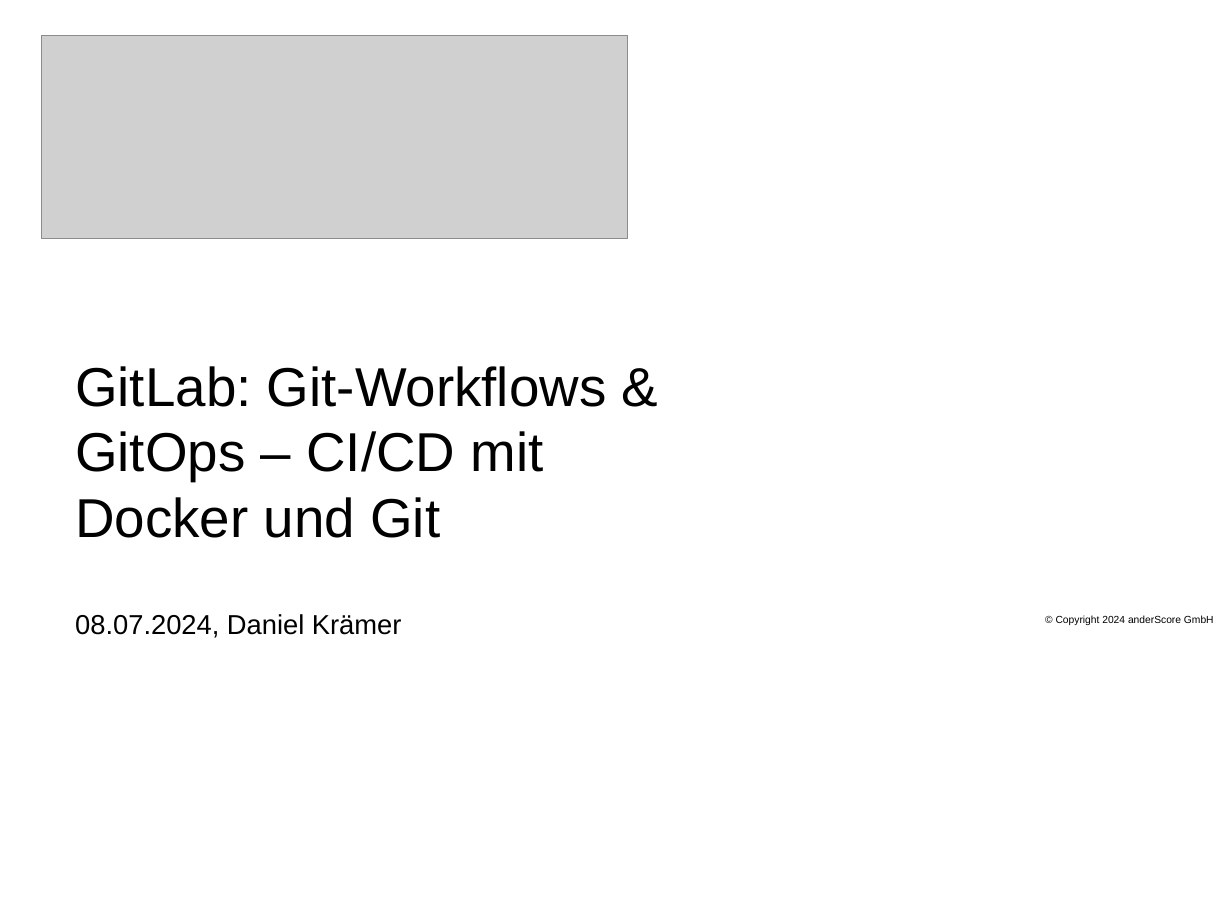
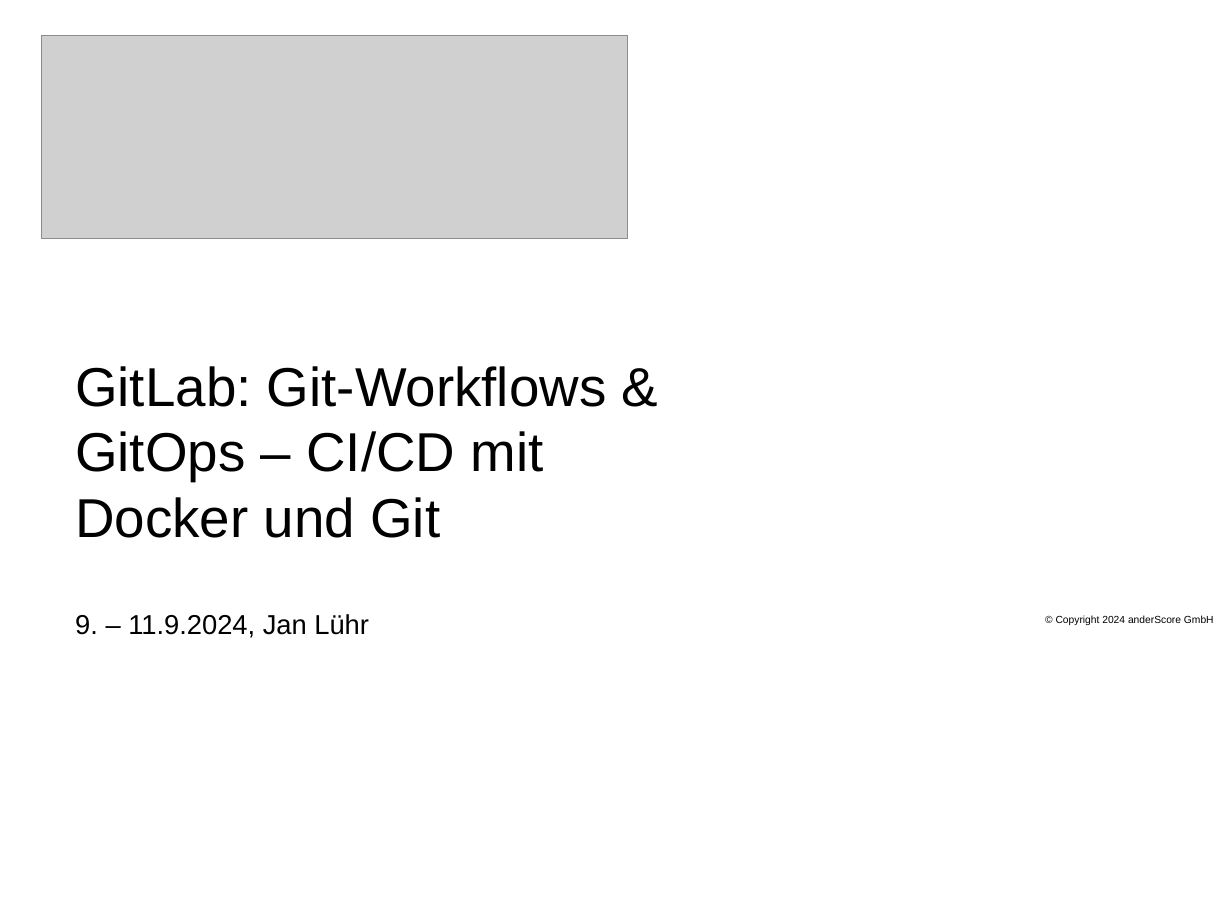
Before and after one commit to anderscore-gmbh/gitlab, a slide deck: slide 1 of slides/Tag-1_1-Begruessung.pptx. Drawn at 1232x924 pixels with LibreOffice and Linux fonts; fonts in the diff are those of the drawing; grey boxes stand for pictures; background and template pictures are left out. Boxes give left, top, right and bottom in pixels: in the first picture for what was removed or moved away, otherwise in the second. Text is boxed around its words. In the diff, an @@ line names an element or a change of style, - is before the commit and + after.

```diff
--- a/slides/Tag-1_1-Begruessung.pptx
+++ b/slides/Tag-1_1-Begruessung.pptx
@@ subtitle at bbox=[75, 614, 369, 638]: text changed @@
-08.07.2024, Daniel Krämer
+9. – 11.9.2024, Jan Lühr
```
Also in this commit, not shown: 11 other slides changed, 1 slide added, 13 other files.
